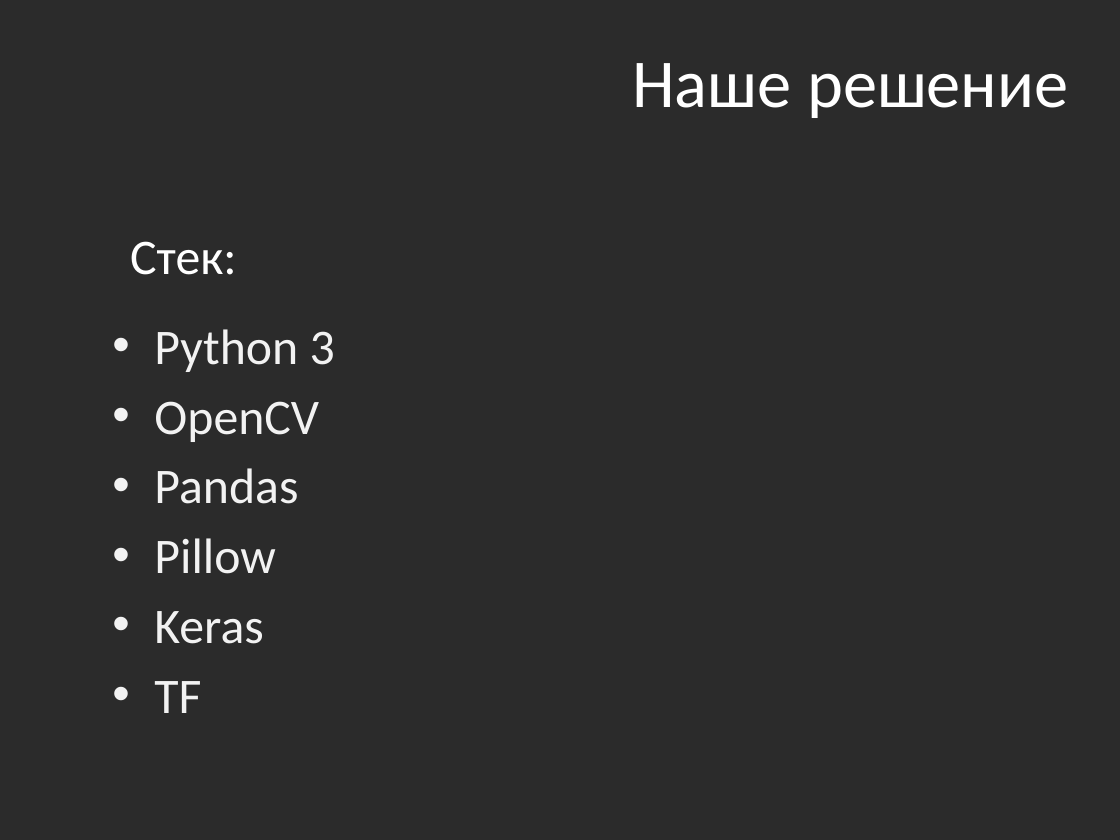
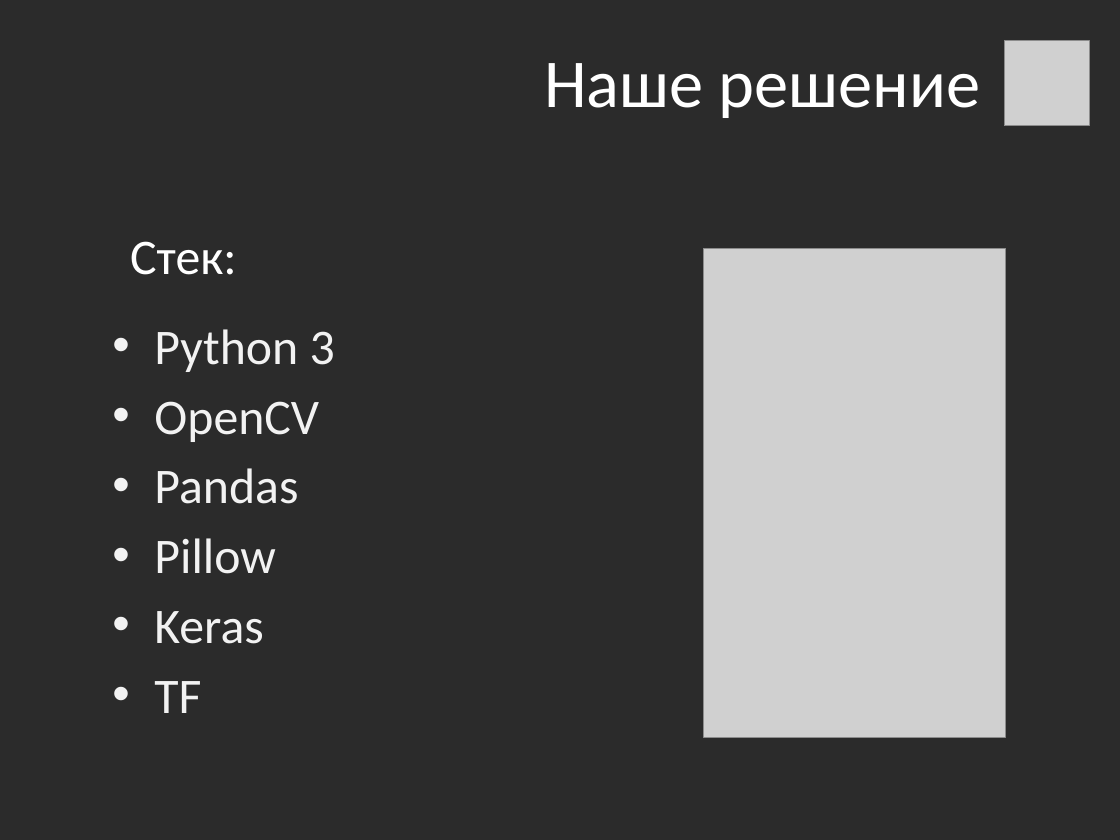
Before and after one commit to MilaMilaMilaMila/Red_scull-ML-Hackaton, a slide deck: slide 4 of hack.pptx. Drawn at 1120x840 pixels with LibreOffice and Linux fonts; fonts in the diff are those of the drawing; grey boxes stand for pictures; background and template pictures are left out; a plain dark background stands for a picture behind light text. Boxes give left, top, right and bottom in pixels: in the first picture for what was removed or moved away, otherwise in the second. Text is boxed around its words. In the diff, an @@ line names an element or a change of style, - is before the commit and + after.

```diff
--- a/hack.pptx
+++ b/hack.pptx
@@ title "Наше решение": place and size @@
-title "Наше решение" at box(632, 63, 1068, 118)
+title "Наше решение" at box(544, 63, 980, 118)
@@ picture added at box(1005, 40, 1090, 125) @@
@@ picture added at box(703, 249, 1005, 738) @@
```
Also in this commit, not shown: 5 other slides changed.
